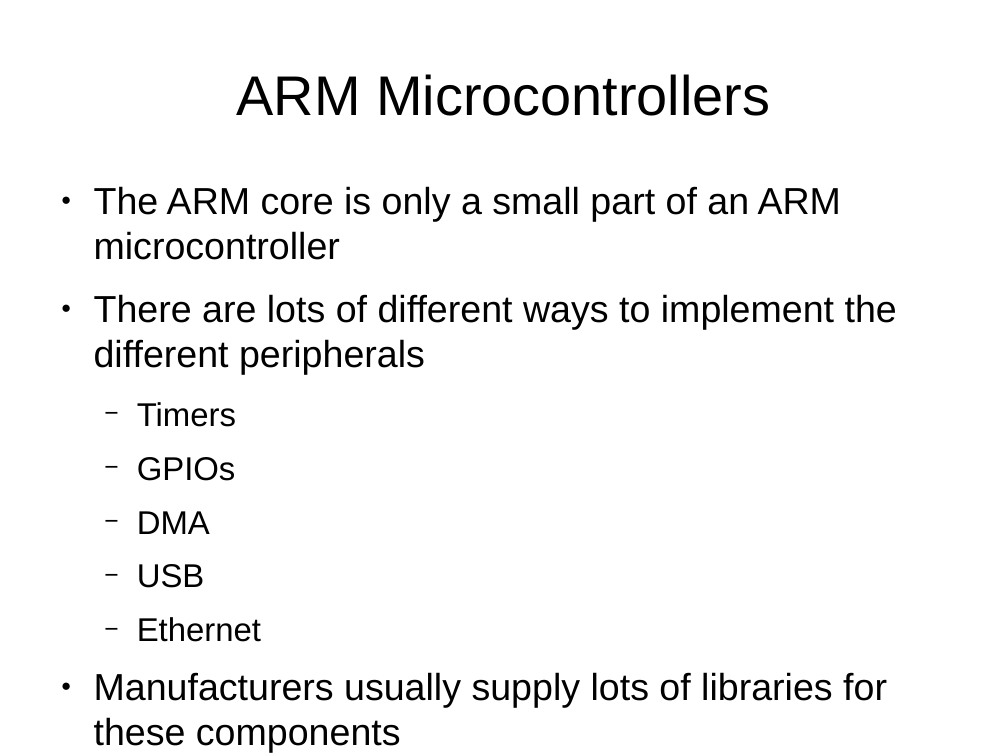
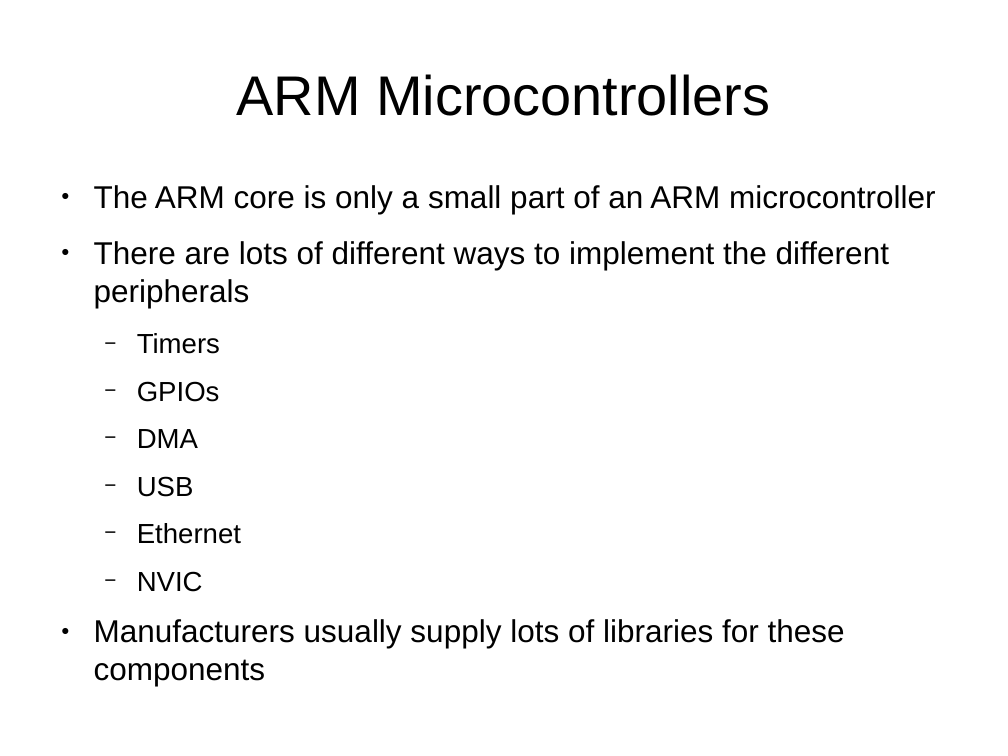
Before and after one commit to muccc/arm-workshop, a slide deck: slide 7 of arm-workshop.odp. Drawn at 1008x756 pixels with LibreOffice and Linux fonts; fonts in the diff are those of the drawing. Boxes give left, top, right and bottom in pixels: in the first picture for what was removed or moved away, otherwise in the second. Text is boxed around its words. In the diff, an @@ line names an element or a change of style, - is before the commit and + after.

```diff
--- a/arm-workshop.odp
+++ b/arm-workshop.odp
@@ text at (x1=94, y1=185, x2=936, y2=686): size 29.6 to 24.8 pt in "The ARM core is only a small ...", "There are lots of different ways to ...", "Manufacturers usually supply lots of libraries for ..."; size 25.9 to 21.7 pt in "Timers", "GPIOs", "DMA", "USB" and 1 more places @@
@@ text at (x1=137, y1=571, x2=203, y2=592): paragraph added @@
+  − NVIC
```
Also in this commit, not shown: 7 other slides changed, 1 slide added, 2 slides removed.
